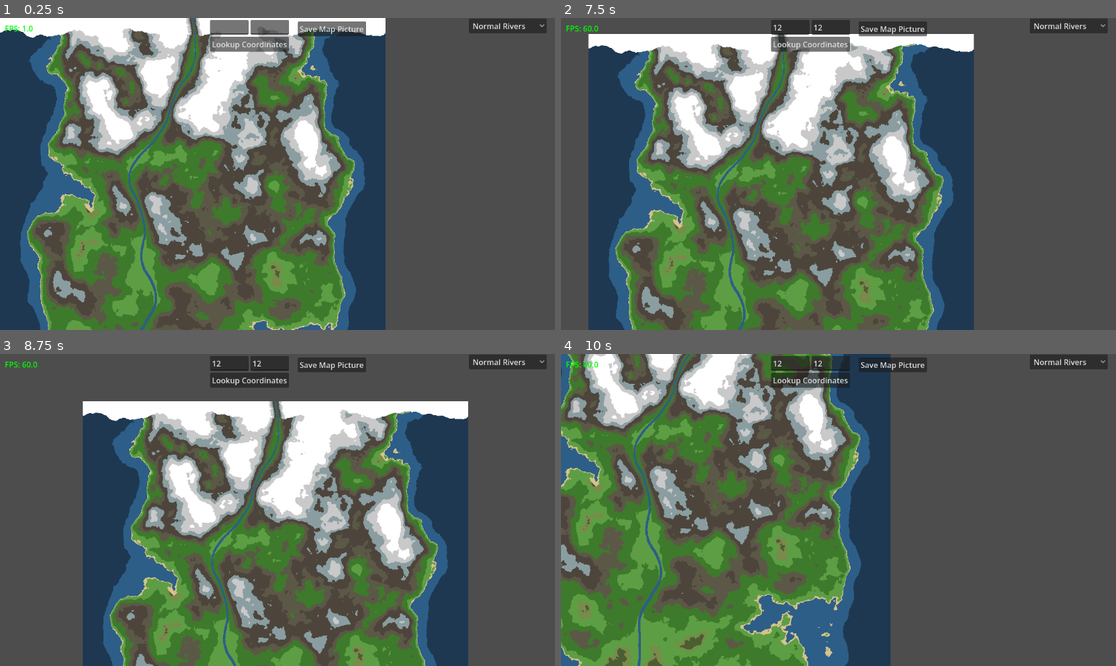
Above: before the commit, frames 1-4 (two rows, left to right).
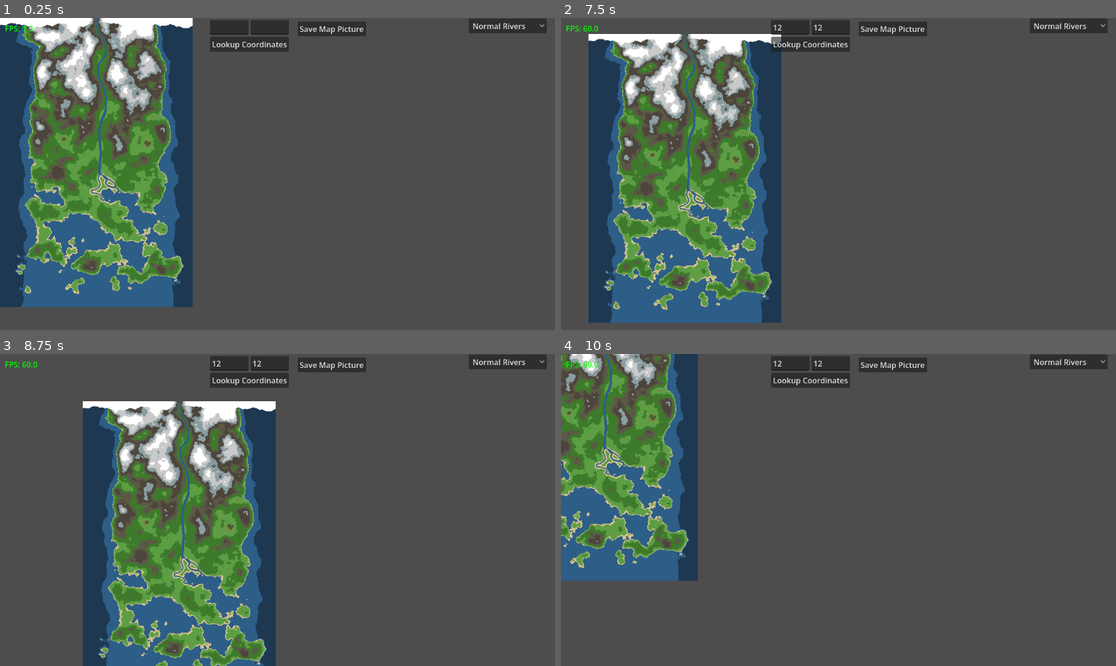
Above: after the commit, the same moments.

Repository: GrigoREEEE/Dark-Lord-Loop
Game: Godot game, scene res://Map_Generation_Vector/grid_map_vector.tscn
Two runs of this game, one before a commit and one after it. Both use one fixed random seed, a clock stepped at 60 frames per second and the inputs below. The project has no main scene, so this scene is started directly.
Inputs (mouse positions are in pixels of both pictures, inside the frame that each line leads up to):
- Up to frame 1 (0.25 s): no input
- Up to frame 2 (7.5 s): click (788, 27) at 0.52 s; type "12" at 0.6 s; click (832, 27) at 0.75 s; type "12" at 0.83 s; click "Normal Rivers" at 1.25 s; click "Normal Rivers" at 2 s; click "Lookup Coordinates" at 2.75 s; click "Lookup Coordinates" at 3.5 s; click "Normal Rivers" at 4.25 s; click "Lookup Coordinates" at 5 s; click "Save Map Picture" at 5.75 s; move the mouse to (960, 158) at 6.52 s; click (960, 158) at 6.67 s; drag from (727, 189) to (810, 236) at 7.27 s
- Up to frame 3 (8.75 s): move the mouse to (333, 441) at 8.02 s; click (333, 441) at 8.17 s
- Up to frame 4 (10 s): drag from (810, 572) to (672, 463) at 8.77 s; move the mouse to (1005, 556) at 9.52 s; click (1005, 556) at 9.67 s

The runs differ from the first frame. In frame 1, 51% of the frame differs, in the area x 0-70%, y 0-100%; in frame 2, 49%; in frame 3, 44%; in frame 4, 46%.

Commit message:
Values Adjustment

Diff:
--- a/Map_Generation_Vector/Rivers/River_Handler.gd
+++ b/Map_Generation_Vector/Rivers/River_Handler.gd
@@ -2,7 +2,7 @@
 
 class_name River_Handler
 
-var mouth_segments: int = 3 #number of the original main river segments that get the mouth bonus
+var mouth_segments: int = 4 #number of the original main river segments that get the mouth bonus
 var to_merge: int = 0 #number of the main river segments we merge to form delta
 var bands_quantity: int = 5
 var delta_streams: Dictionary[int, int] = {3:1,2:1,1:1} #size and number of streams that form the delta
@@ -11,7 +11,7 @@
 "start radius": 29.0,
 "end radius": 50.0,
 "start erosion": 0.85,
-"end erosion": 0.85
+"end erosion": 0.75
 }
 var side_river_erosion: Dictionary[String, float] = {
 "start radius": 5.0,
@@ -67,15 +67,16 @@
 
 	var river_start_pos : Vector2 = Vector2.ZERO
 	var river_direction : Vector2 = Vector2.ZERO
-
+	Profiler.start("River Point Selection")
 	if type == "main":
 		river_start_pos = Vector2(map_width/2,0)
 		river_direction = Vector2.DOWN
 	else:
 		river_start_pos =  Source_Selector.select_river_source(terrain_data, mask_data["ocean"], map_width, band["start"], band["end"], noise_seed)
 		river_direction = get_random_river_direction((noise_seed + band["start"] + band["end"]))
-
+	Profiler.end("River Point Selection")
 	# --- IN-PLACE DICTIONARY UPDATES ---
+	Profiler.start("Mask Making")
 	var temp_ocean = ocean_id.ocean_vs_land(terrain_data, map_width, map_height, global_ocean)
 	mask_data["ocean"].clear()
 	mask_data["ocean"].merge(temp_ocean)
@@ -83,37 +84,51 @@
 	var temp_beach = beach_id.generate_beach_mask(mask_data["ocean"], 5, res_scale)
 	mask_data["beach"].clear()
 	mask_data["beach"].merge(temp_beach)
+	Profiler.end("Mask Making")
 
 
 	## Generate the River
+	Profiler.start("River Path Generation")
 	my_river = river_gen.generate_natural_river(map_width, map_height, global_ocean, mask_data["river"], noise_seed, river_start_pos, river_direction, res_scale)
+	Profiler.end("River Path Generation")
+	Profiler.start("River Breach Check")
 	if check_river_breach(my_river, mask_data["beach"], mouth_segments):
 		noise_seed = randi()
 		print("New river noise seed is: %s" % noise_seed)
 		return setup_river(type, map_width, map_height, terrain_data, global_ocean, mask_data, band, noise_seed, res_scale)
 	else:
+		Profiler.end("River Breach Check")
 		Profiler.start("Erosion")
 		## Apply Erosion
 		if type == "main":
 			#erosion.apply_river_erosion(terrain_data, my_river, main_river_erosion, res_scale) #5, 30, 0.9, 0.1)
 			var msk = erosion.generate_river_valley_mask(my_river.river_path, main_river_erosion["start radius"], main_river_erosion["end radius"])
-			erosion.apply_target_height_erosion(terrain_data, msk, 0.2, main_river_erosion)
+			erosion.apply_target_height_erosion(terrain_data, msk, mask_data["ocean"], 0.2, main_river_erosion)
 		else:
-			erosion.apply_river_erosion(terrain_data, my_river, side_river_erosion, res_scale) #5, 30, 0.9, 0.1)
+			var msk = erosion.generate_river_valley_mask(my_river.river_path, side_river_erosion["start radius"], side_river_erosion["end radius"])
+			erosion.apply_target_height_erosion(terrain_data, msk, mask_data["ocean"], 0.2, side_river_erosion)
 		Profiler.end("Erosion")
 		## Check where the ocean is again (due to erosion)
 		mask_data["ocean"] = ocean_id.ocean_vs_land(terrain_data, map_width, map_height, global_ocean)
 		## Remove the river from the ocean
+		Profiler.start("River Path Cleaning")
 		river_gen.clean_river_path(my_river, mask_data["ocean"])
+		Profiler.end("River Path Cleaning")
 		## Break the river into segments
 		my_river.create_segments(10 * res_scale)
 		if type == "main":
+			Profiler.start("River Resegment")
 			to_merge = my_river.resegment_delta(mouth_segments, 1 * res_scale) + 1
-
+			Profiler.end("River Resegment")
 			## Expand the river
+			Profiler.start("River Expanding")
 			river_expander.widen_river_iterative(terrain_data, my_river, mask_data["ocean"], mouth_segments, 20.0 * res_scale, 1.0 * res_scale)
+			Profiler.end("River Expanding")
+			Profiler.start("River merge")
 			river_expander.merge_segments(my_river, to_merge)
+			Profiler.end("River merge")
 			# --- IN-PLACE DICTIONARY UPDATE ---
+			Profiler.start("River Delta")
 			var temp_delta = delta_maker.create_delta_mask2(my_river)
 			mask_data["delta"].clear()
 			mask_data["delta"].merge(temp_delta)
@@ -125,6 +140,7 @@
 			temp_delta = delta_maker.create_delta_mask2(my_river,3)
 			mask_data["delta"].clear()
 			mask_data["delta"].merge(temp_delta)
+			Profiler.end("River Delta")
 
 		Profiler.end("total river generation")
 		add_river_regions_to_system_mask(my_river, mask_data["river"])
--- a/Map_Generation_Vector/Rivers/River_Widening.gd
+++ b/Map_Generation_Vector/Rivers/River_Widening.gd
@@ -14,7 +14,7 @@
 	flow_increment: float,
 	flood_cost_base: float = 1.0,
 	flood_climb_cost: float = 5.0,
-	flood_distance_cost: float = 0.5,
+	flood_distance_cost: float = 0.3,
 	climb_tolerance: float = 0.01
 ):
 
@@ -109,7 +109,8 @@
 
 					# Mouth Distance Discount
 					if is_mouth:
-						effective_dist *= 0.3
+						effective_dist *= 0.05
+						effective_base *= 0.01
 
 					cost = effective_base
 
--- a/Map_Generation_Vector/Terrain/River_Erosion.gd
+++ b/Map_Generation_Vector/Terrain/River_Erosion.gd
@@ -1,83 +1,6 @@
 extends Node
 
 class_name River_Erosion
-
-########################################
-############### Erosion ################
-########################################
-
-# Modifies the map_data in-place to carve a valley around the river
-func apply_river_erosion(map_data: Dictionary, river: River, erosion_data: Dictionary[String, float], res_scale : float = 1.0):
-	var start_radius: float = erosion_data["start radius"]
-	var end_radius: float = erosion_data["end radius"]
-	var start_strength: float = erosion_data["start erosion"]
-	var end_strength: float = erosion_data["end erosion"]
-	end_radius = int(end_radius * res_scale)
-	start_radius = int(start_radius * res_scale)
-
-	var erosion_buffer = {}
-	var path_length = river.river_path.size()
-
-	for i in range(path_length):
-		var center_pos = river.river_path[i]
-
-		# --- 1. BRUSH SETTINGS ---
-		var progress = float(i) / float(path_length)
-		var current_radius = lerp(start_radius, end_radius, progress)
-		var current_strength = lerp(start_strength, end_strength, progress)
-
-		# --- 2. ITERATE NEIGHBORS ---
-		var scan_range = int(ceil(current_radius))
-
-		for dx in range(-scan_range, scan_range + 1):
-			for dy in range(-scan_range, scan_range + 1):
-				var neighbor = center_pos + Vector2(dx, dy)
-
-				if not map_data.has(neighbor): continue
-
-				var dist = center_pos.distance_to(neighbor)
-				if dist > current_radius: continue
-
-				# --- 3. CALCULATE EROSION ---
-				var current_elevation = map_data[neighbor]
-
-				# SKIP if we are already at or below the safety floor
-				# This preserves existing lowlands from being dug into ocean holes
-				if current_elevation <= 0.16:
-					continue
-
-				# FACTOR A: Distance Falloff (Same as before)
-				var dist_factor = 1.0 - (dist / current_radius)
-				dist_factor = pow(dist_factor, 1.5)
-
-				# FACTOR B: Elevation Scaling (MODIFIED)
-				# 1. Base scaling: Higher ground = more erosion
-				var elev_factor = max(current_elevation, 0.1)
-
-				# 2. High Altitude Boost: If above 0.45, hit it harder!
-				if current_elevation > 0.45:
-					# We boost the effect significantly for mountains.
-					# e.g., a 0.8 mountain gets eroded 2.5x harder than a plain.
-					elev_factor *= 1.1
-
-				# Calculate Drop
-				var drop_amount = current_strength * dist_factor * elev_factor
-				var target_height = current_elevation - drop_amount
-
-				# --- CRITICAL CHANGE: THE SAFETY FLOOR ---
-				# We maximize against 0.16 (just above 0.15 water level).
-				# This guarantees we NEVER create new ocean.
-				target_height = max(target_height, 0.16)
-
-				# --- 4. BUFFER RESULT ---
-				if erosion_buffer.has(neighbor):
-					erosion_buffer[neighbor] = min(erosion_buffer[neighbor], target_height)
-				else:
-					erosion_buffer[neighbor] = min(current_elevation, target_height)
-
-	# --- 5. COMMIT CHANGES ---
-	for pos in erosion_buffer:
-		map_data[pos] = erosion_buffer[pos]
 
 # Applies erosion and sedimentation based on a target height and distance from the river.
 # - map_data: The global terrain dictionary.
@@ -87,16 +10,18 @@
 func apply_target_height_erosion(
 	map_data: Dictionary,
 	valley_mask: Dictionary,
+	_ocean_mask: Dictionary[Vector2, bool],
 	target_height: float,
 	erosion_data : Dictionary[String, float],
-	water_level: float = -1.0
+	water_level: float = -0.5
 ):
 	var start_radius: float = erosion_data["start radius"]
 	var end_radius: float = erosion_data["end radius"]
 	var start_strength: float = erosion_data["start erosion"]
 	var end_strength: float = erosion_data["end erosion"]
+	#var ocean_cells: Array[Vector2] = _ocean_mask.keys()
 	for cell: Vector2 in valley_mask:
-		if not map_data.has(cell):
+		if not map_data.has(cell): # and not cell in ocean_cells:
 			continue
 
 		var current_h: float = map_data[cell]
--- a/Map_Generation_Vector/V2/grid_map_vector_V2.gd
+++ b/Map_Generation_Vector/V2/grid_map_vector_V2.gd
@@ -43,7 +43,7 @@
 
 func _ready():
 	reference_width = 400
-	noise_seed = 2603040091 #randi() #663202794#
+	noise_seed = randi() #663202794#
 	print("Noise seed is: %s" % noise_seed)
 
 	var _rng: RandomNumberGenerator = RandomNumberGenerator.new()
--- a/Map_Generation_Vector/grid_map_vector.tscn
+++ b/Map_Generation_Vector/grid_map_vector.tscn
@@ -9,11 +9,6 @@
 river_mode_selector = NodePath("Map_UI/RiverModeSelector")
 save_button = NodePath("Map_UI/SaveButton")
 noise_seed = 100
-reference_width = null
-cell_size = null
-grid_width = 800
-grid_height = 1200
-water_level = null
 
 [node name="Camera2D" type="Camera2D" parent="." unique_id=719009694]
 position = Vector2(576, 324)
Binary file added: pictures/map_2026-03-09_19-26-51.png
Not shown, added: pictures/map_2026-03-09_19-26-51.png.import
Binary file added: pictures/map_2026-03-09_19-30-35.png
Not shown, added: pictures/map_2026-03-09_19-30-35.png.import
Binary file added: pictures/map_2026-03-09_19-56-27.png
Not shown, added: pictures/map_2026-03-09_19-56-27.png.import
